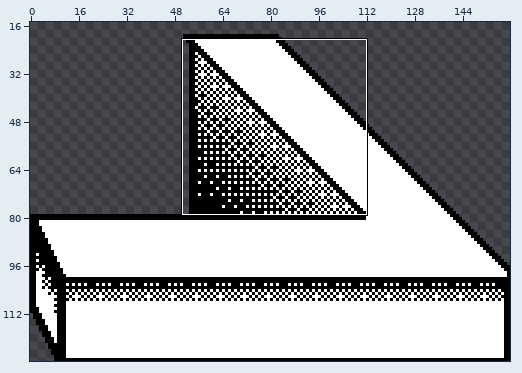
Pixel-art file -- resources/animations/counter.aseprite. The first picture is a wide view before the edit; the outline marks the close-up.
Close-up. Before:
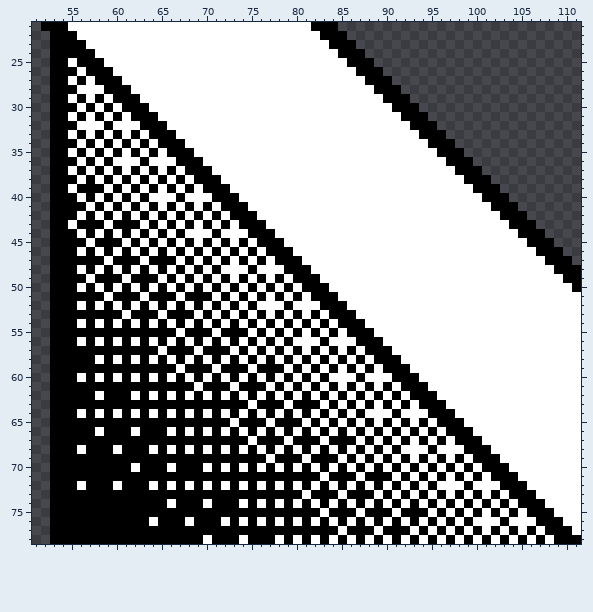
160x128 pixels, 1 frame. Shown: x 51..111, y 21..78. The wide view leaves out empty margins.
After:
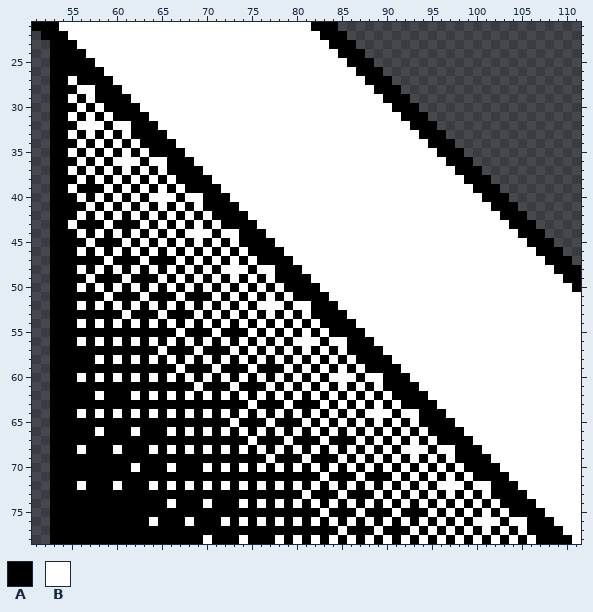
Palette (. is transparent): A #000000  B #ffffff
Edits made:
The edit adds colour A in row 21 at x 51; in row 22 at x 52.
Colour B gives way to colour A in row 25 at x 55; in row 26 at x 56; in row 27 at x 57; in row 28 at x 58; in row 29 at x 59; in row 30 at x 60.
Colour B gives way to colour A in row 31 at x 61; in row 32 at x 62; in row 33 at x 63; in row 34 at x 64; in row 35 at x 65; in row 36 at x 66.
Colour B gives way to colour A in row 37 at x 67; in row 38 at x 68; in row 39 at x 69; in row 40 at x 70; in row 41 at x 71; in row 42 at x 72.
Colour B gives way to colour A in row 43 at x 73; in row 44 at x 74; in row 45 at x 75; in row 46 at x 76; in row 47 at x 77; in row 48 at x 78.
Colour B gives way to colour A in row 49 at x 79; in row 50 at x 80; in row 51 at x 81; in row 52 at x 82; in row 53 at x 83; in row 54 at x 84.
Colour B gives way to colour A in row 55 at x 85; in row 56 at x 86; in row 57 at x 87; in row 58 at x 88; in row 59 at x 89; in row 60 at x 90.
Colour B gives way to colour A in row 61 at x 91; in row 62 at x 92; in row 63 at x 93; in row 64 at x 94; in row 65 at x 95; in row 66 at x 96.
Colour B gives way to colour A in row 67 at x 97; in row 68 at x 98; in row 69 at x 99; in row 70 at x 100; in row 71 at x 101; in row 72 at x 102.
Colour B gives way to colour A in row 73 at x 103; in row 74 at x 104; in row 75 at x 105; in row 76 at x 106; in row 77 at x 107; in row 78 at x 108.
Colour A gives way to colour B in row 21 at x 54; in row 22 at x 55; in row 23 at x 56; in row 24 at x 57; in row 25 at x 58; in row 26 at x 59.
Colour A gives way to colour B in row 27 at x 60; in row 28 at x 61; in row 29 at x 62; in row 30 at x 63; in row 31 at x 64; in row 32 at x 65.
Colour A gives way to colour B in row 33 at x 66; in row 34 at x 67; in row 35 at x 68; in row 36 at x 69; in row 37 at x 70; in row 38 at x 71.
Colour A gives way to colour B in row 39 at x 72; in row 40 at x 73; in row 41 at x 74; in row 42 at x 75; in row 43 at x 76; in row 44 at x 77.
Colour A gives way to colour B in row 45 at x 78; in row 46 at x 79; in row 47 at x 80; in row 48 at x 81; in row 49 at x 82; in row 50 at x 83.
Colour A gives way to colour B in row 51 at x 84; in row 52 at x 85; in row 53 at x 86; in row 54 at x 87; in row 55 at x 88; in row 56 at x 89.
Colour A gives way to colour B in row 57 at x 90; in row 58 at x 91; in row 59 at x 92; in row 60 at x 93; in row 61 at x 94; in row 62 at x 95.
Colour A gives way to colour B in row 63 at x 96; in row 64 at x 97; in row 65 at x 98; in row 66 at x 99; in row 67 at x 100; in row 68 at x 101.
Colour A gives way to colour B in row 69 at x 102; in row 70 at x 103; in row 71 at x 104; in row 72 at x 105; in row 73 at x 106; in row 74 at x 107.
Colour A gives way to colour B in row 75 at x 108; in row 76 at x 109; in row 77 at x 110; in row 78 at x 111.
Changed places in both close-ups, as pixel boxes (x1, y1, x2, y2):
changed: (32, 22, 581, 544)
